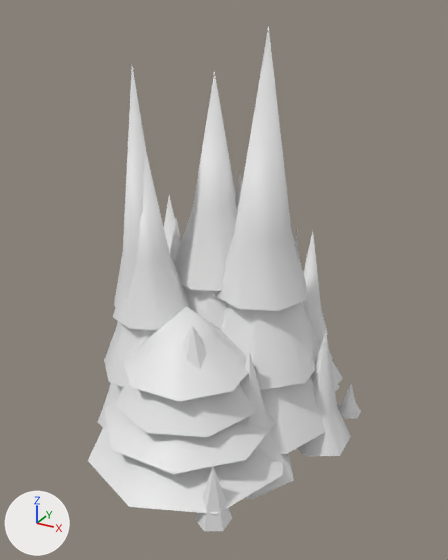
The glTF model assets/graphics/gltf/forest_pine.gltf: old version first, new version second.
One viewpoint serves both versions: a 50 mm lens placed at (4.38, -7.69, 6.27), pointed at (0.28, -0.23, 2.54). Lighting does not change. The marker at lower left points along +X, +Y and +Z. Vertices at the same position are counted once.

Objects in the first picture: 'center_01', 'center_02', 'outer_01', 'outer_02', 'outer_03'.
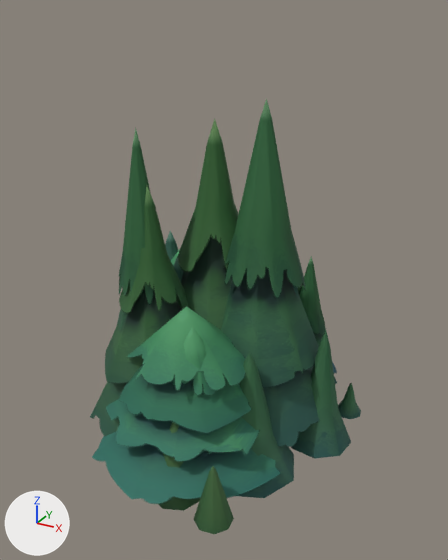
Changed parts and their boxes [x1, y1, x2, y2] in the pictures (448 x 560 px; the box of a moved part takes in the faces that stretch with it):
'center_01', reshaped (19% shorter): before [98, 25, 326, 454]; after [90, 98, 319, 447]
'center_02', reshaped (14% shorter): before [88, 196, 343, 514]; after [92, 231, 337, 504]
'outer_02', reshaped (12% shorter): before [174, 71, 361, 500]; after [176, 119, 361, 498]
'outer_03', reshaped: before [104, 66, 351, 456]; after [116, 128, 351, 511]
'outer_01', reshaped (11% shorter): before [170, 219, 232, 531]; after [173, 257, 234, 534]
part 1 of me_center_01, rebuilt: before [104, 321, 158, 387]; after [105, 287, 181, 383]
part 2 of me_center_01, moved or reshaped: before [113, 25, 291, 330]; after [119, 98, 291, 313]
part 3 of me_center_01, moved or reshaped: before [98, 383, 123, 429]; after [90, 382, 126, 436]
part 4 of me_center_01, recoloured (grey to green): [221, 230, 319, 447] in both
part 5 of me_center_02, built on: before [164, 196, 301, 305]; after [165, 231, 299, 298]
part 6 of me_center_02, recoloured (white to green): [92, 306, 337, 504] in both
part 7 of me_outer_01, built on: before [170, 219, 232, 531]; after [173, 257, 234, 534]
part 8 of me_outer_01, recoloured (white to green): [184, 326, 207, 370] in both
part 9 of me_outer_02, rebuilt: before [184, 286, 227, 330]; after [176, 236, 232, 330]
part 10 of me_outer_02, moved or reshaped: before [174, 71, 361, 500]; after [177, 119, 361, 498]
part 11 of me_outer_03, built on: before [123, 66, 351, 456]; after [123, 128, 351, 511]
part 12 of me_outer_03, recoloured (grey to green): [116, 252, 338, 384] in both

What changed in the scene script:
```text
Add mat_forest_pinetrees:
    mat_forest_pinetrees = bpy.data.materials.new('forest_pinetrees')
    # colours: white #e7e7e7
    # uses the picture img_image_0
    # uses the picture img_image_1
Change me_center_01:
    remove me_center_01.from_pydata(...)  # 181 vertices, 206 faces; spans x -2.09..2.06, y -1.87..1.97, z 0.0..6.07
    add me_center_01.from_pydata(...)  # 197 vertices, 234 faces; spans x -2.09..2.06, y -2.04..1.97, z 0.0..5.18
    me_center_01 part 1: the loose piece of 16 vertices spanning x -1.33..0.2, y -1.66..-0.14, z 1.2..2.78 is rebuilt with 16 vertices and now spans x -1.36..0.24, y -1.7..-0.1, z 1.2..2.78, in mat_forest_pinetrees
    me_center_01 part 2: 1 vertex moved within x 0.04, y -0.9, z 2.1; 17 vertices removed from x -1.17..0.8, y -1.51..-0.02, z 2.1..6.07; 33 vertices added at x -1.16..0.89, y -1.5..0.07, z 2.1..5.18
    me_center_01 part 3: 8 vertices moved from x -1.53..0.41, y -1.87..0.07, z 0.3 to x -1.7..0.58, y -2.04..0.24, z 0.3
    me_center_01 part 4: 154 faces spanning x -2.09..2.06, y -2.04..1.97, z 0.0..3.31 switch from no material to mat_forest_pinetrees
Change me_center_02:
    remove me_center_02.from_pydata(...)  # 212 vertices, 266 faces; spans x -2.33..1.79, y -2.77..2.49, z 0.0..3.93
    add me_center_02.from_pydata(...)  # 236 vertices, 312 faces; spans x -2.33..1.79, y -2.77..2.49, z 0.0..3.2
    me_center_02 part 5
    3 vertices are removed from x -1.25..1.25, y 0.15..1.25, z 3.43..3.93
    28 faces are deleted
    27 vertices are added at x -1.33..1.29, y 0.11..1.35, z 2.6..3.2
    74 new faces join them
    me_center_02 part 6: 240 faces spanning x -2.33..1.79, y -2.77..2.49, z 0.0..2.53 switch from no material to mat_forest_pinetrees
Change me_outer_01:
    remove me_outer_01.from_pydata(...)  # 186 vertices, 222 faces; spans x -1.54..1.87, y -2.45..1.9, z 0.0..3.43
    add me_outer_01.from_pydata(...)  # 232 vertices, 306 faces; spans x -1.54..1.91, y -2.46..1.9, z 0.0..2.8
    me_outer_01 part 7
    20 vertices are removed from x -0.5..1.87, y -2.45..1.9, z 0.0..3.43
    38 faces are deleted
    66 vertices are added at x -0.58..1.91, y -2.46..1.9, z 0.0..2.8
    122 new faces join them
    me_outer_01 part 8: 186 faces spanning x -1.54..1.73, y -2.18..1.33, z 0.0..2.41 switch from no material to mat_forest_pinetrees
Change me_outer_02:
    remove me_outer_02.from_pydata(...)  # 159 vertices, 206 faces; spans x -1.17..2.19, y -1.96..2.1, z 0.0..5.49
    add me_outer_02.from_pydata(...)  # 218 vertices, 300 faces; spans x -1.37..2.22, y -1.95..2.18, z 0.0..4.86
    me_outer_02 part 9: the loose piece of 16 vertices spanning x -0.92..0.92, y -0.92..0.92, z 1.44..3.33 is rebuilt with 16 vertices and now spans x -0.96..0.96, y -0.96..0.96, z 1.44..3.33, in mat_forest_pinetrees
    me_outer_02 part 10: 22 vertices moved from x -1.17..1.38, y -1.69..1.88, z 0.18..2.52 to x -1.37..1.48, y -1.69..1.98, z 0.18..2.52; 53 vertices removed from x -0.41..2.19, y -1.96..2.1, z 0.0..5.49; 112 vertices added at x -0.45..2.22, y -1.95..2.18, z 0.0..4.86
    add me_outer_02.materials.append(mat_forest_pinetrees)
Change me_outer_03:
    remove me_outer_03.from_pydata(...)  # 206 vertices, 264 faces; spans x -1.52..2.25, y -2.3..2.0, z 0.0..5.63
    add me_outer_03.from_pydata(...)  # 273 vertices, 378 faces; spans x -1.52..2.31, y -2.38..1.99, z 0.0..4.81
    me_outer_03 part 11
    42 vertices are removed from x -0.7..2.25, y -2.3..2.0, z 0.0..5.63
    102 faces are deleted
    109 vertices are added at x -0.76..2.31, y -2.38..1.99, z 0.0..4.81
    216 new faces join them
    me_outer_03 part 12: 162 faces spanning x -1.52..1.71, y -1.72..1.81, z 0.0..3.08 switch from no material to mat_forest_pinetrees
```
